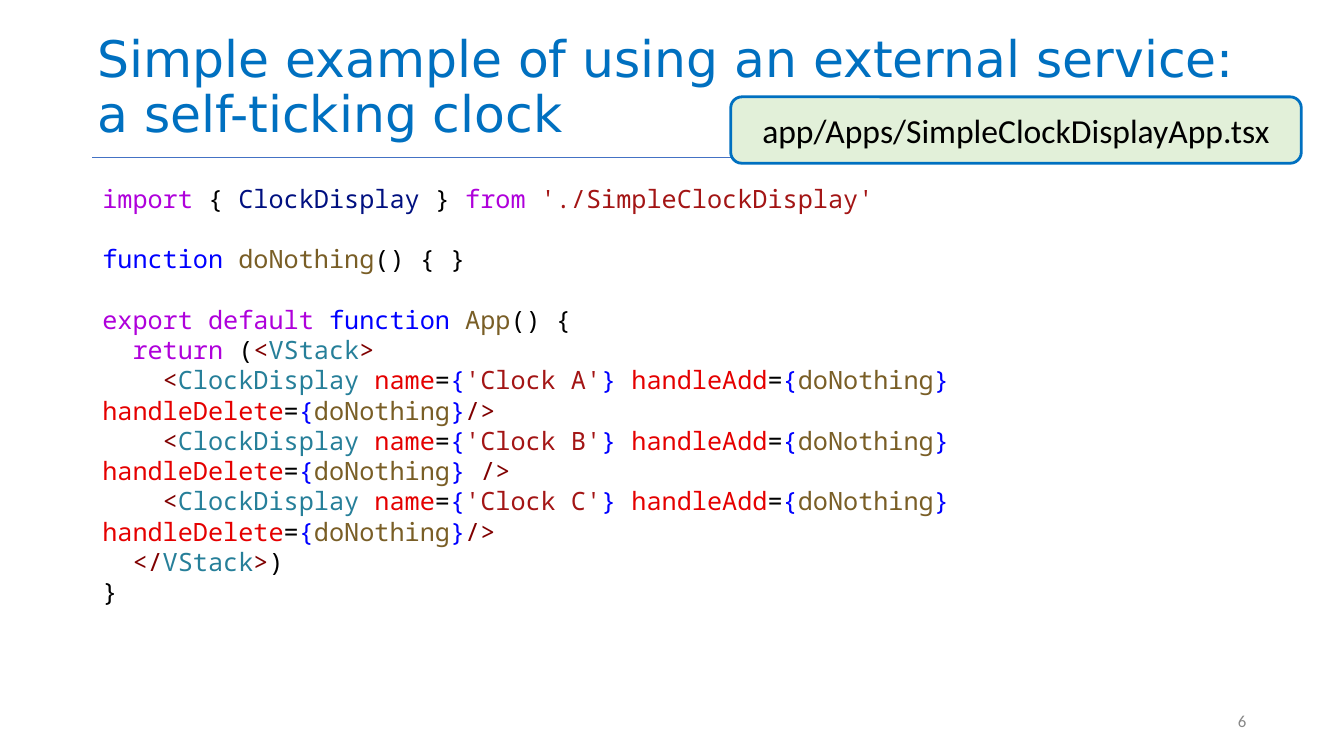
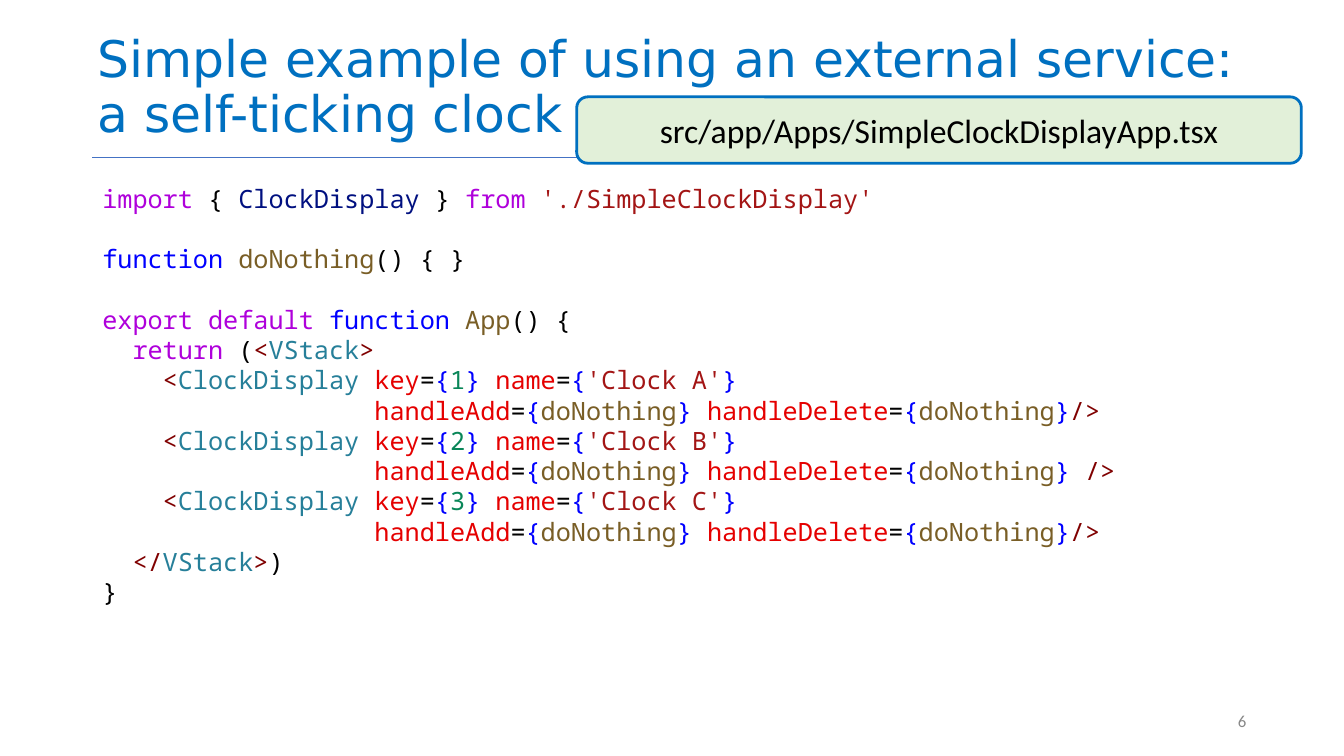
Before and after one commit to neu-se/CS4530-Spring-2024, a slide deck: slide 6 of Slides/Module 09 React Hooks.pptx. Drawn at 1344x756 pixels with LibreOffice and Linux fonts; fonts in the diff are those of the drawing. Boxes give left, top, right and bottom in pixels: in the first picture for what was removed or moved away, otherwise in the second. Text is boxed around its words. In the diff, an @@ line names an element or a change of style, - is before the commit and + after.

```diff
--- a/Slides/Module 09 React Hooks.pptx
+++ b/Slides/Module 09 React Hooks.pptx
@@ rounded rectangle "src/app/Apps/SimpleClockDisplayApp.tsx" resized from (x1=731, y1=97, x2=1302, y2=163) to (x1=577, y1=97, x2=1302, y2=163) @@
@@ text in rounded rectangle at (x1=660, y1=119, x2=1218, y2=149): text changed @@
-app/Apps/SimpleClockDisplayApp.tsx
+src/app/Apps/SimpleClockDisplayApp.tsx
@@ text at (x1=163, y1=370, x2=1100, y2=547): text changed @@
-<ClockDisplay name={'Clock A'} handleAdd={doNothing} handleDelete={doNothing}/>
-<ClockDisplay name={'Clock B'} handleAdd={doNothing} handleDelete={doNothing} />
-<ClockDisplay name={'Clock C'} handleAdd={doNothing} handleDelete={doNothing}/>
+<ClockDisplay key={1} name={'Clock A'}
+handleAdd={doNothing} handleDelete={doNothing}/>
+<ClockDisplay key={2} name={'Clock B'}
+handleAdd={doNothing} handleDelete={doNothing} />
+<ClockDisplay key={3} name={'Clock C'}
+handleAdd={doNothing} handleDelete={doNothing}/>
```
Also in this commit, not shown: 11 other slides changed, 4 other files.
